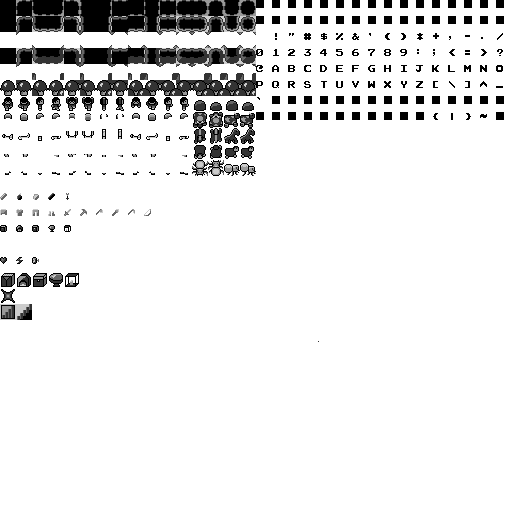
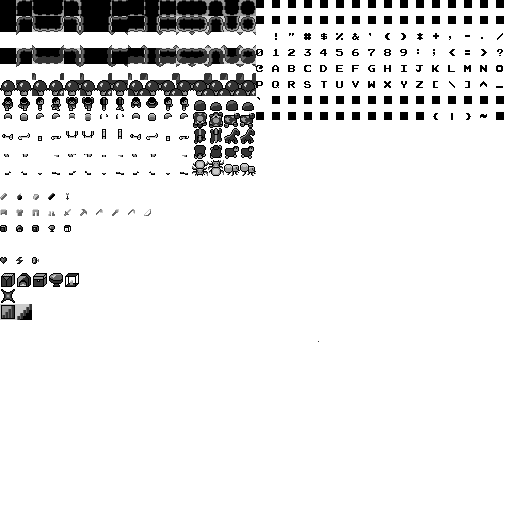
Comparing the layer stacks of the two w=512, h=512 images. Changes:
painted on "spritesheet.png" over [left=148, top=106, right=156, bottom=110]
